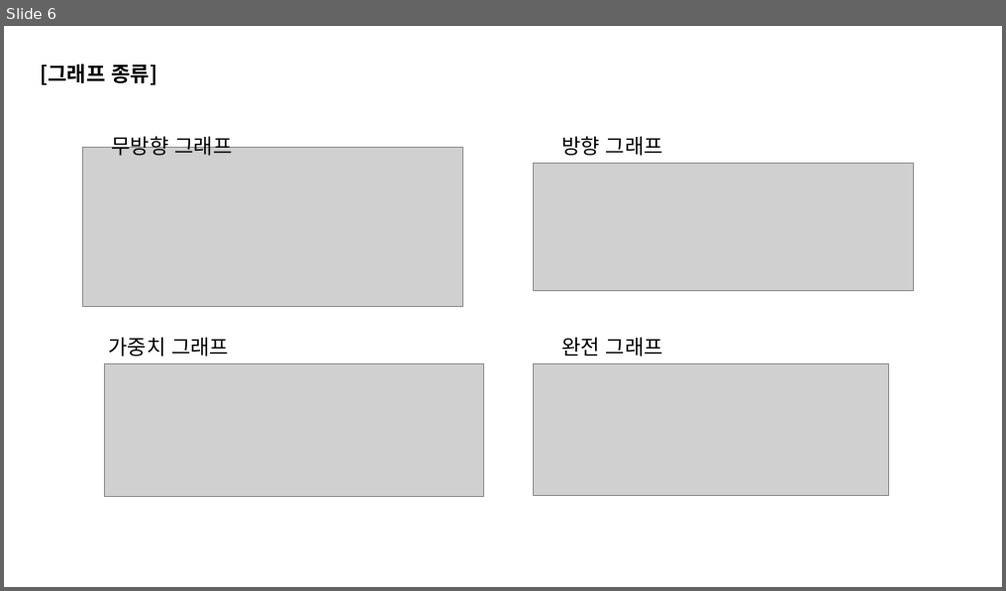
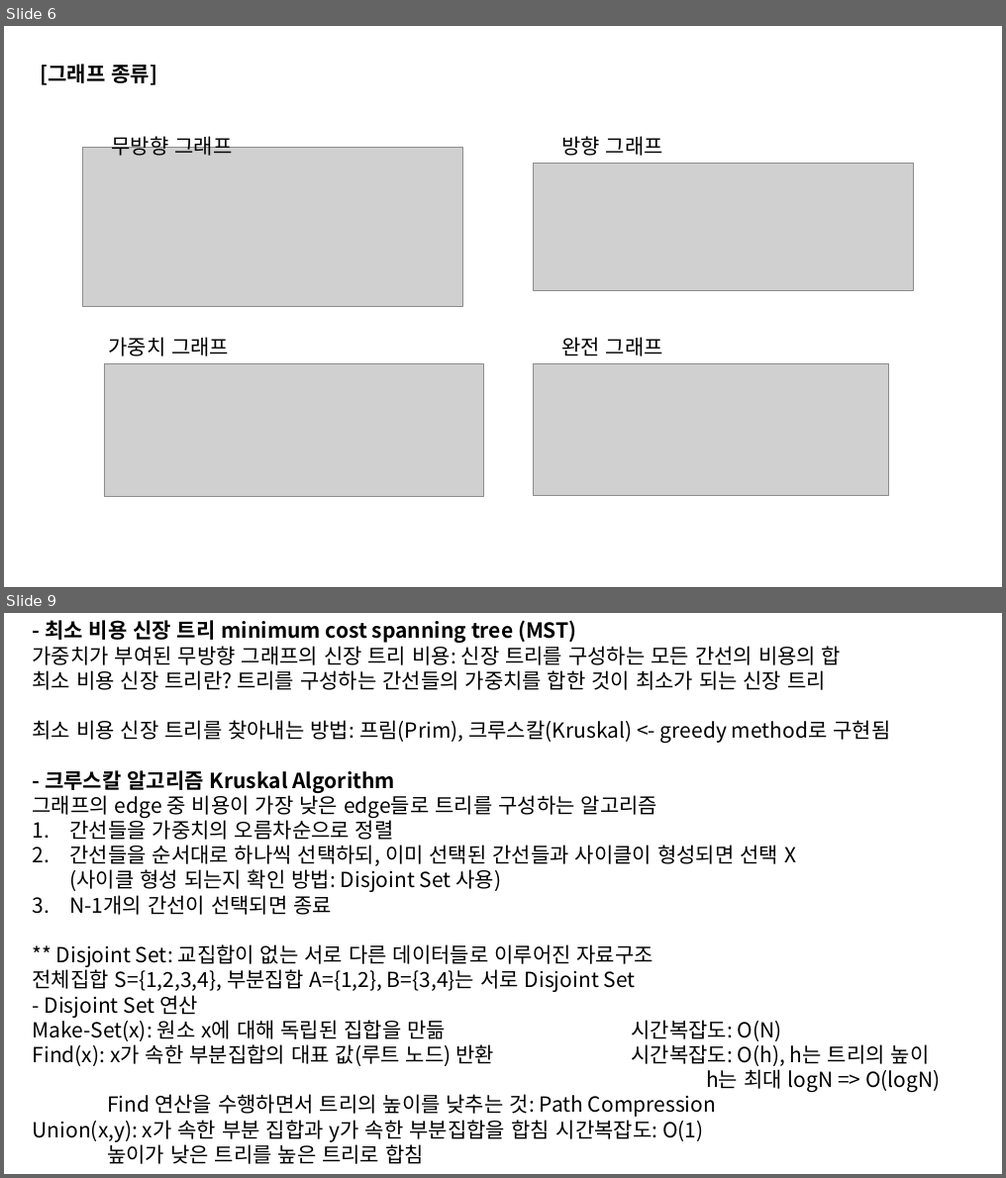
Before and after one commit to 2018007956/Coding-Test-Study, a slide deck: week5/graph&DFS,BFS.pptx. Shown one above the other, each under a label of ours: slide 6 before the commit, slides 6 and 9 after it; the slides between them are not shown. The pictures are 1006x591 and 1006x1178 pixels, drawn with LibreOffice and Linux fonts; fonts in the diff are those of the drawing; grey boxes stand for pictures. Boxes give left, top, right and bottom in pixels: in the first picture for what was removed or moved away, otherwise in the second. Text is boxed around its words. In the diff, an @@ line names an element or a change of style, - is before the commit and + after.

```diff
--- a/week5/graph&DFS,BFS.pptx
+++ b/week5/graph&DFS,BFS.pptx
@@ slide 9 added at bbox=[4, 613, 1002, 1174], background #FFFFFF @@
@@ text added at bbox=[33, 620, 941, 1164], 20 pt, text #000000 @@
+- 최소 비용 신장 트리 minimum cost spanning tree (MST)
+가중치가 부여된 무방향 그래프의 신장 트리 비용: 신장 트리를 구성하는 모든 간선의 비용의 합
+최소 비용 신장 트리란? 트리를 구성하는 간선들의 가중치를 합한 것이 최소가 되는 신장 트리
+최소 비용 신장 트리를 찾아내는 방법: 프림(Prim), 크루스칼(Kruskal) <- greedy method로 구현됨
+- 크루스칼 알고리즘 Kruskal Algorithm
+그래프의 edge 중 비용이 가장 낮은 edge들로 트리를 구성하는 알고리즘
+1. 간선들을 가중치의 오름차순으로 정렬
+2. 간선들을 순서대로 하나씩 선택하되, 이미 선택된 간선들과 사이클이 형성되면 선택 X
+  (사이클 형성 되는지 확인 방법: Disjoint Set 사용)
+3. N-1개의 간선이 선택되면 종료
+** Disjoint Set: 교집합이 없는 서로 다른 데이터들로 이루어진 자료구조
+전체집합 S={1,2,3,4}, 부분집합 A={1,2}, B={3,4}는 서로 Disjoint Set
+- Disjoint Set 연산
+Make-Set(x): 원소 x에 대해 독립된 집합을 만듦 시간복잡도: O(N)
+Find(x): x가 속한 부분집합의 대표 값(루트 노드) 반환 시간복잡도: O(h), h는 트리의 높이
+h는 최대 logN => O(logN)
+Find 연산을 수행하면서 트리의 높이를 낮추는 것: Path Compression
+Union(x,y): x가 속한 부분 집합과 y가 속한 부분집합을 합침 시간복잡도: O(1)
+높이가 낮은 트리를 높은 트리로 합침
```
Also in this commit, not shown: 3 slides changed, 4 other slides added, 5 other files.
